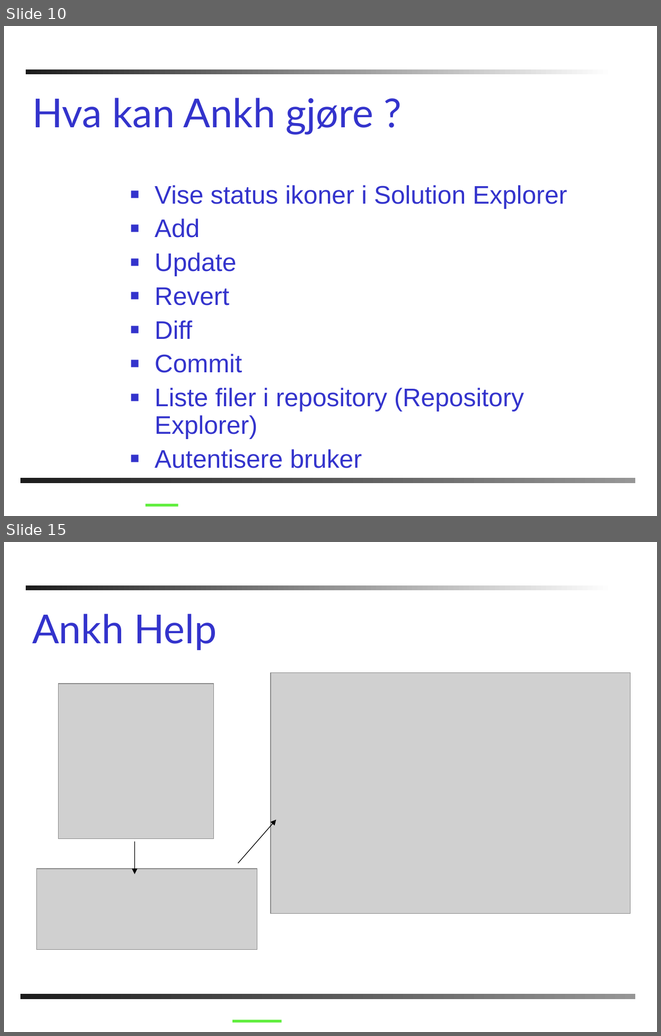
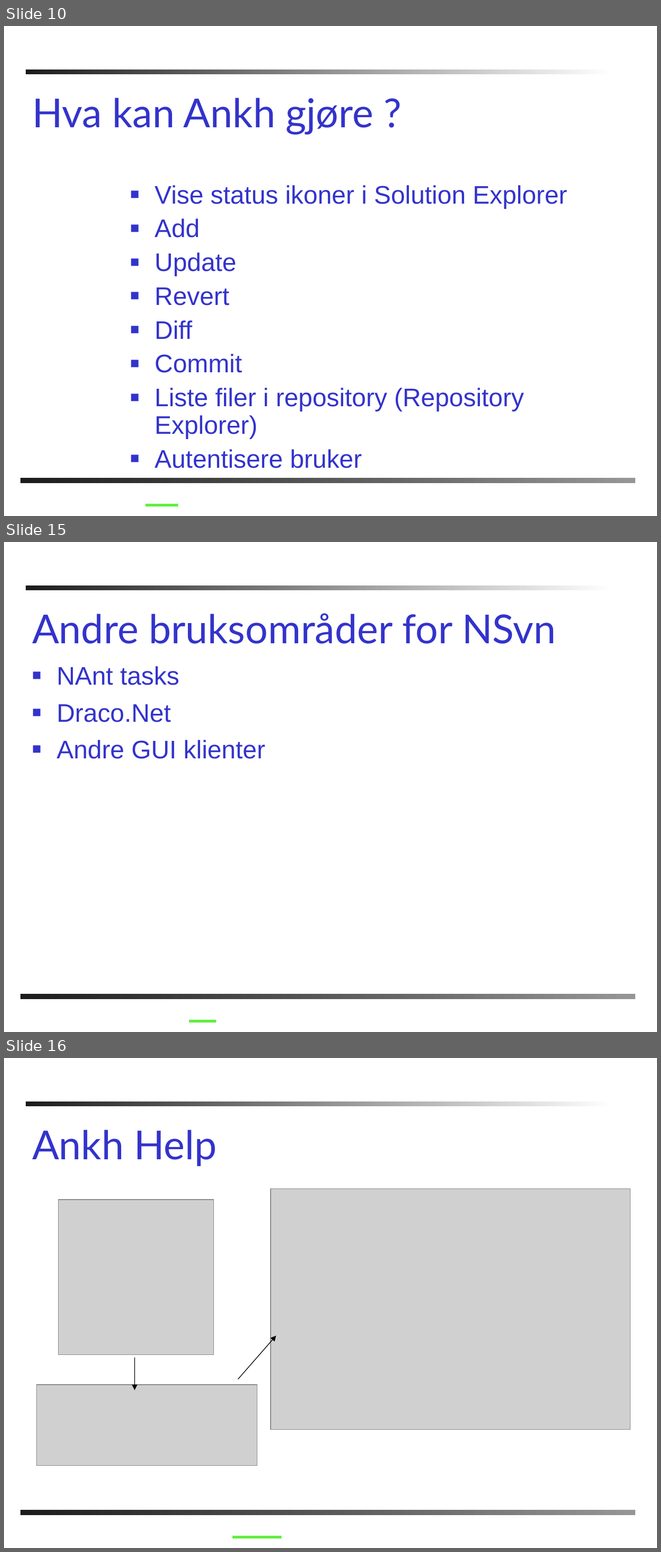
Before and after one commit to PhilJollans/AnkhSVN2019, a slide deck: doc/powerpoint/Subversion_addin_for_VS.NET.ppt. Shown one above the other, each under a label of ours: slides 10 and 15 before the commit, slides 10, 15 and 16 after it; the slides between them are not shown. The pictures are 661x1036 and 661x1552 pixels, drawn with LibreOffice and Linux fonts; fonts in the diff are those of the drawing; grey boxes stand for pictures; background and template pictures are left out. Boxes give left, top, right and bottom in pixels: in the first picture for what was removed or moved away, otherwise in the second. Text is boxed around its words. In the diff, an @@ line names an element or a change of style, - is before the commit and + after.

```diff
--- a/doc/powerpoint/Subversion_addin_for_VS.NET.ppt
+++ b/doc/powerpoint/Subversion_addin_for_VS.NET.ppt
@@ slide 15 added at box(4, 542, 657, 1032), background #FFFFFF; not listed: 2 template elements that a slide beside it also shows @@
@@ title added at box(32, 613, 556, 644), 44 pt, text #3333CC @@
+Andre bruksområder for NSvn
@@ text added at box(56, 666, 265, 759), 28 pt, text #3333CC @@
+■ NAnt tasks
+■ Draco.Net
+■ Andre GUI klienter
@@ line added from (189, 1021) to (216, 1021), #60EE3E 3 pt @@
@@ what was slide 15 is now slide 16 @@
```
Also in this commit, not shown: 16 slides changed, 1 other slide added, 2 slides removed.
